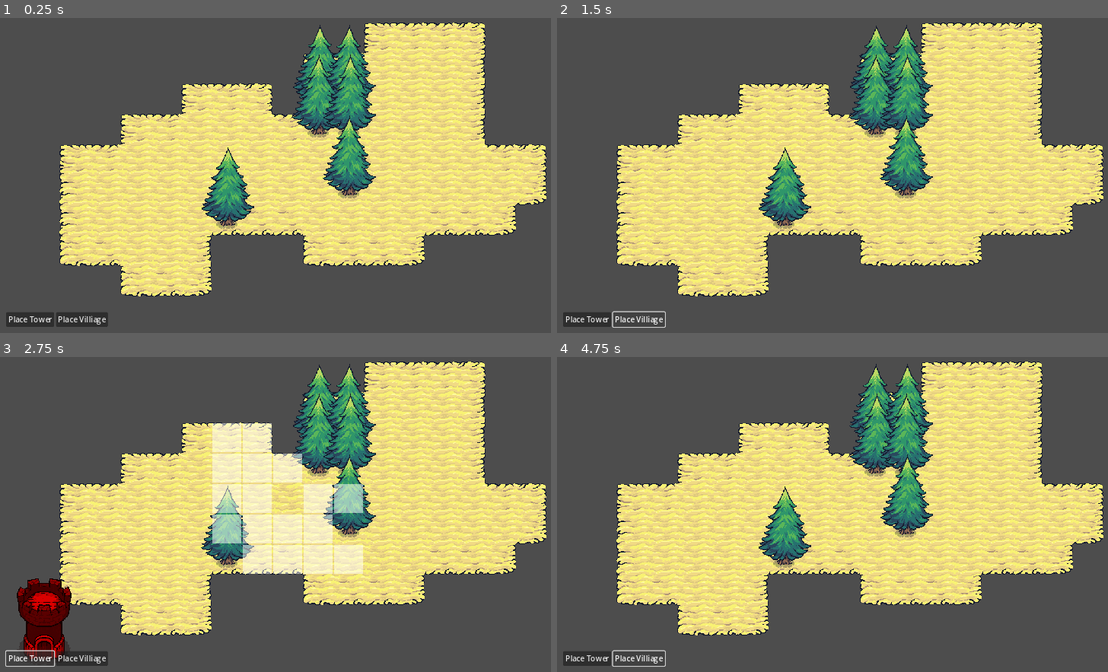
Above: before the commit, frames 1-4 (two rows, left to right).
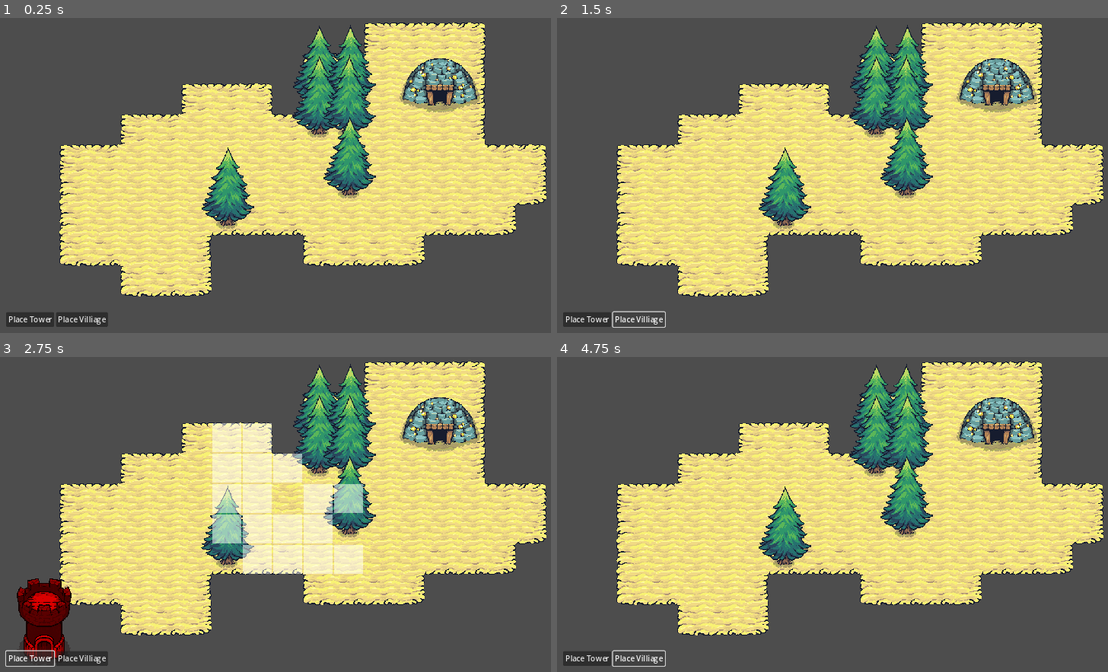
Above: after the commit, the same moments.

Repository: galaxy8691/learn_godot
Game: Godot game, scene res://scenes/main.tscn
The game is run twice, just before and just after one commit, with the same random seed, the same clock (stepped at 60 frames per second) and the same inputs.
Inputs:
- Up to frame 1 (0.25 s): no input
- Up to frame 2 (1.5 s): click "Place Tower" at 0.5 s; click "Place Villiage" at 1.25 s
- Up to frame 3 (2.75 s): click "Place Tower" at 2 s
- Up to frame 4 (4.75 s): click "Place Villiage" at 2.75 s; click "Place Tower" at 3.5 s; click "Place Villiage" at 4.25 s

The runs differ from the first frame. In frame 1, 3.6% of the frame differs, in the area x 53-88%, y 2-56%; in frame 2, 3.4%; in frame 3, 3.1%; in frame 4, 3.5%.

Commit message:
now have gold mine

Diff:
--- /dev/null
+++ b/scenes/building/gold_mine.gd
@@ -0,0 +1,20 @@
+extends Node2D
+
+class_name GoldMine
+var gold_mine_active_sprite : Sprite2D
+var gold_mine_inactive_sprite : Sprite2D
+
+# Called when the node enters the scene tree for the first time.
+func _ready() -> void:
+	gold_mine_active_sprite = $GoldMineActiveSprite
+	gold_mine_inactive_sprite = $GoldMineInactiveSprite
+
+
+func set_active() -> void:
+	print("Setting gold mine to active")
+	gold_mine_active_sprite.visible = true
+	gold_mine_inactive_sprite.visible = false
+
+func set_inactive() -> void:
+	gold_mine_active_sprite.visible = false
+	gold_mine_inactive_sprite.visible = true
--- /dev/null
+++ b/scenes/building/gold_mine.tscn
@@ -0,0 +1,22 @@
+[gd_scene load_steps=4 format=3 uid="uid://ckh0iw7knep4y"]
+
+[ext_resource type="Script" path="res://scenes/building/gold_mine.gd" id="1_3e4ob"]
+[ext_resource type="Texture2D" uid="uid://vjlglm4fkg3n" path="res://assets/buildings/goldmine_active.png" id="1_fa0us"]
+[ext_resource type="Texture2D" uid="uid://c1iqn2wnrlpir" path="res://assets/buildings/holdmine_inactive.png" id="2_s7c3m"]
+
+[node name="GoldMine" type="Node2D"]
+y_sort_enabled = true
+script = ExtResource("1_3e4ob")
+
+[node name="GoldMineActiveSprite" type="Sprite2D" parent="."]
+visible = false
+position = Vector2(32, 32)
+texture = ExtResource("1_fa0us")
+centered = false
+offset = Vector2(-96, -90)
+
+[node name="GoldMineInactiveSprite" type="Sprite2D" parent="."]
+position = Vector2(32, 32)
+texture = ExtResource("2_s7c3m")
+centered = false
+offset = Vector2(-96, -90)
--- a/scenes/building/tower.tscn
+++ b/scenes/building/tower.tscn
@@ -7,7 +7,7 @@
 y_sort_enabled = true
 
 [node name="BuildingComponent" parent="." instance=ExtResource("1_g0mdf")]
-buildable_radius = 1
+buildable_radius = 10
 resource_uasage = 2
 
 [node name="TowerSprite" parent="." instance=ExtResource("2_rwa37")]
--- a/scenes/main.gd
+++ b/scenes/main.gd
@@ -1 +1,21 @@
 extends Node
+
+
+var gold_mine : GoldMine
+
+func _ready():
+	gold_mine = %GoldMine
+	GameEvent.instance.building_placed.connect(_on_building_placed)
+
+func _on_building_placed(building_compoent : BuildingComponent):
+	var gold_mine_position = gold_mine.global_position
+	gold_mine_position = (Vector2i) (gold_mine_position / 64)
+	var building_position = building_compoent.get_grid_cell_position()
+	var building_range = building_compoent.buildable_radius
+	for x in range(building_position.x - building_range, building_position.x + building_range + 1):
+		for y in range(building_position.y - building_range, building_position.y + building_range + 1):
+			if gold_mine_position == Vector2i(x,y):
+				gold_mine.set_active()
+				return
+			else:
+				gold_mine.set_inactive()
--- a/scenes/main.tscn
+++ b/scenes/main.tscn
@@ -6,6 +6,7 @@
 [ext_resource type="TileSet" uid="uid://intpdbjtuub4" path="res://resources/hightlight_tile_set.tres" id="2_067as"]
 [ext_resource type="PackedScene" uid="uid://dtg73td2ccona" path="res://scenes/building/base.tscn" id="5_i6tb1"]
 [ext_resource type="PackedScene" uid="uid://cy6p1opvnv6yd" path="res://scenes/ui/UI.tscn" id="6_2674h"]
+[ext_resource type="PackedScene" uid="uid://ckh0iw7knep4y" path="res://scenes/building/gold_mine.tscn" id="6_ltnq0"]
 [ext_resource type="PackedScene" uid="uid://d4h7v24u1b8s2" path="res://scenes/manager/building_manager.tscn" id="7_moycj"]
 [ext_resource type="PackedScene" uid="uid://bb2y7t1xyr0h5" path="res://scenes/building/building_ghost.tscn" id="8_gkuxf"]
 
@@ -35,6 +36,10 @@
 [node name="BuildingGhost" parent="YSort" instance=ExtResource("8_gkuxf")]
 y_sort_enabled = true
 
+[node name="GoldMine" parent="YSort" instance=ExtResource("6_ltnq0")]
+unique_name_in_owner = true
+position = Vector2(896, 192)
+
 [node name="HighlightTileMapLayer" type="TileMapLayer" parent="."]
 modulate = Color(1, 1, 1, 0.513726)
 tile_set = ExtResource("2_067as")
Binary file added: assets/buildings/goldmine_active.png
Not shown, added: assets/buildings/goldmine_active.png.import
Binary file added: assets/buildings/holdmine_inactive.png
Not shown, added: assets/buildings/holdmine_inactive.png.import
Not shown: 1 places in scenes/main.tscn that only renumber resources
